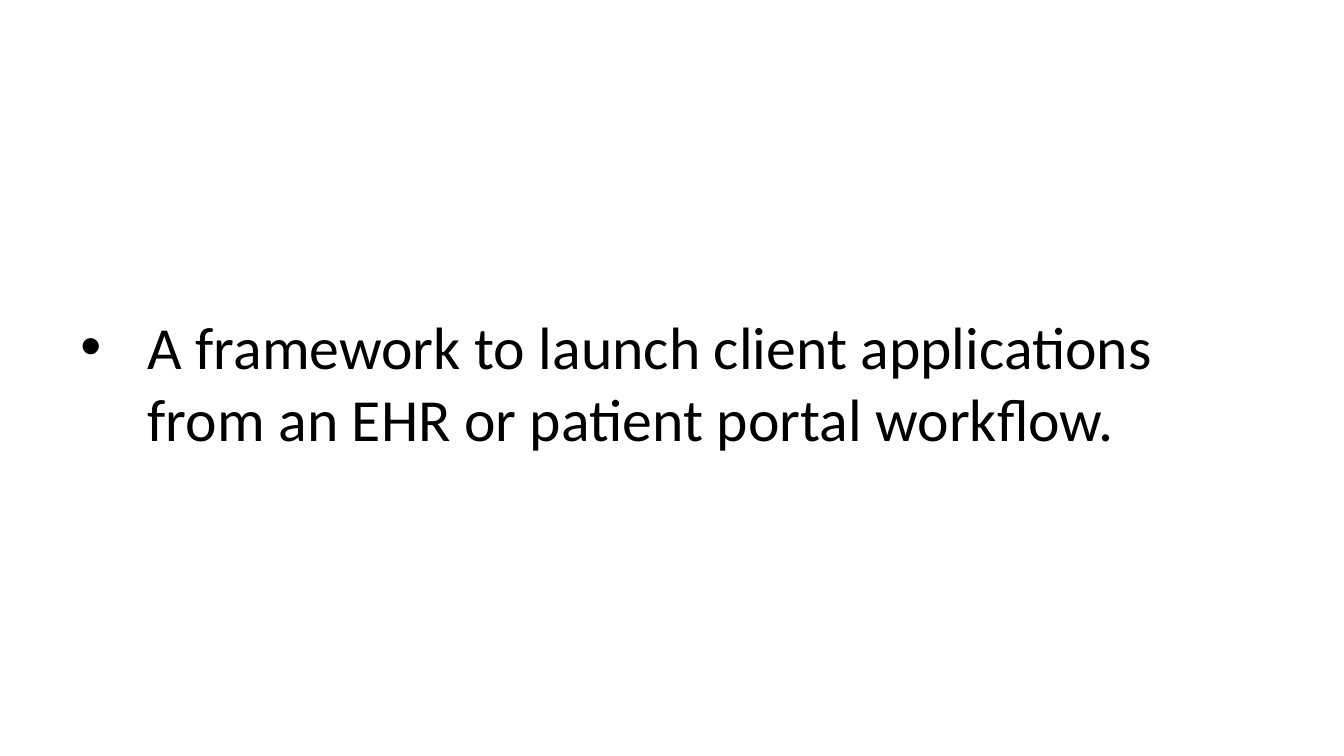
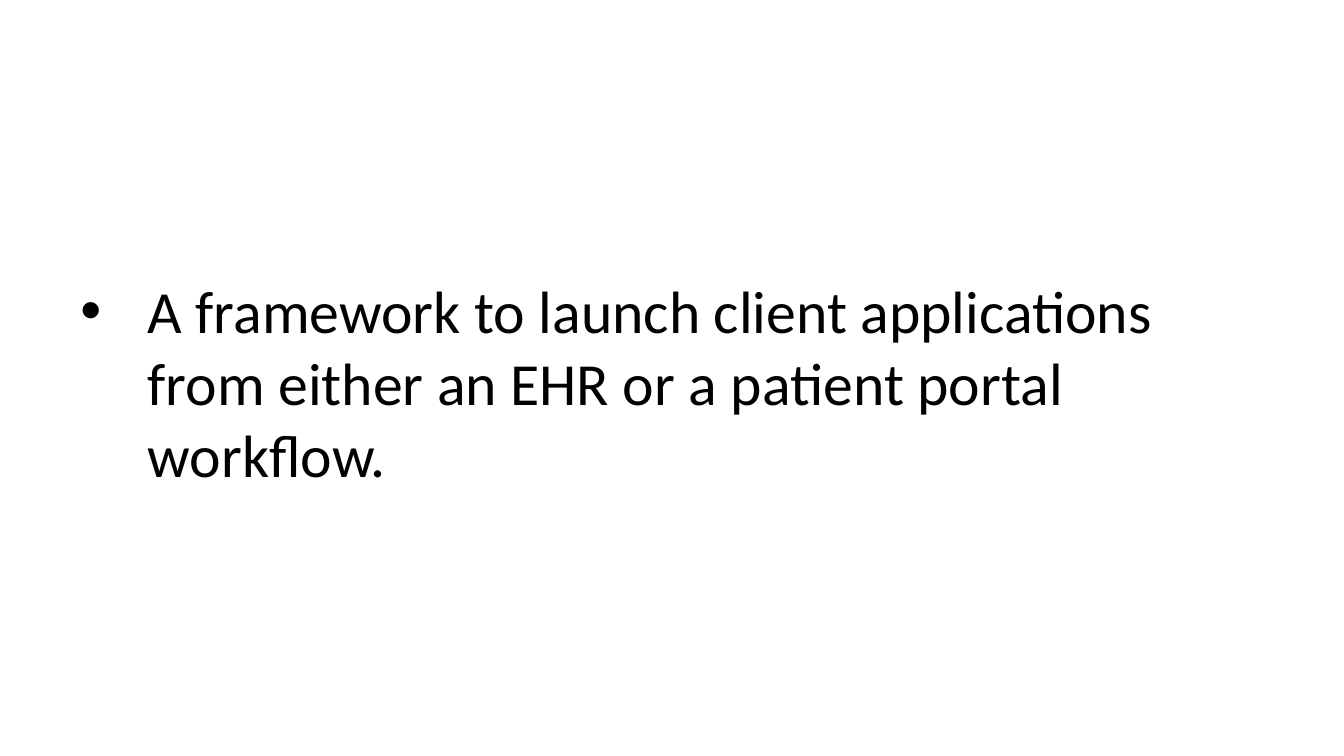
Before and after one commit to cerner/code-learning-lab, a slide deck: slide 5 of smart-authorization-presentation.pptx. Drawn at 1344x756 pixels with LibreOffice and Linux fonts; fonts in the diff are those of the drawing. Boxes give left, top, right and bottom in pixels: in the first picture for what was removed or moved away, otherwise in the second. Text is boxed around its words. In the diff, an @@ line names an element or a change of style, - is before the commit and + after.

```diff
--- a/smart-authorization-presentation.pptx
+++ b/smart-authorization-presentation.pptx
@@ text at (148,291,1152,478): text changed @@
-• A framework to launch client applications from an EHR or patient portal workflow.
+• A framework to launch client applications from either an EHR or a patient portal workflow.
```
Also in this commit, not shown: 3 other slides changed, 9 slides added, 1 slide removed, 1 other file.
